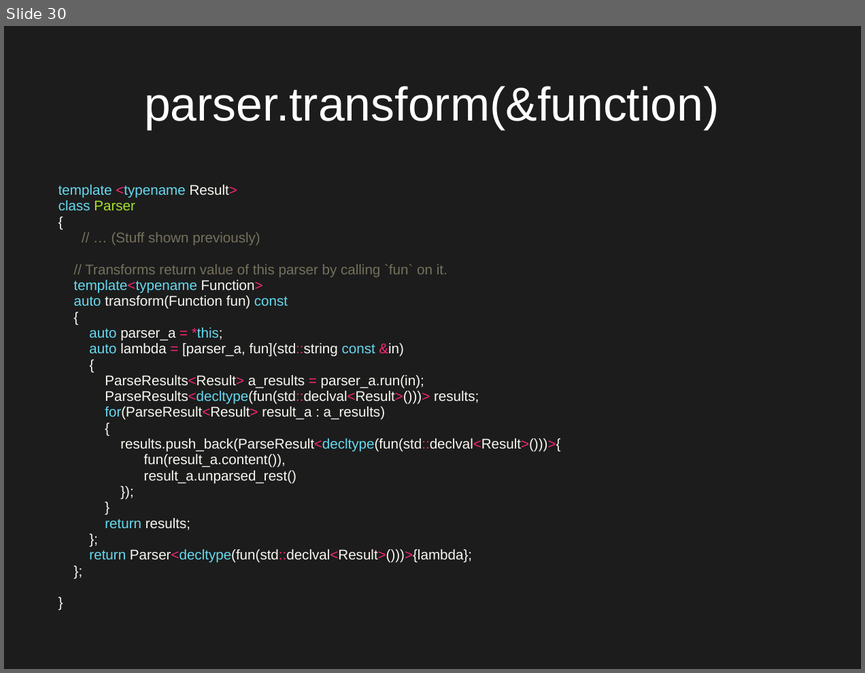
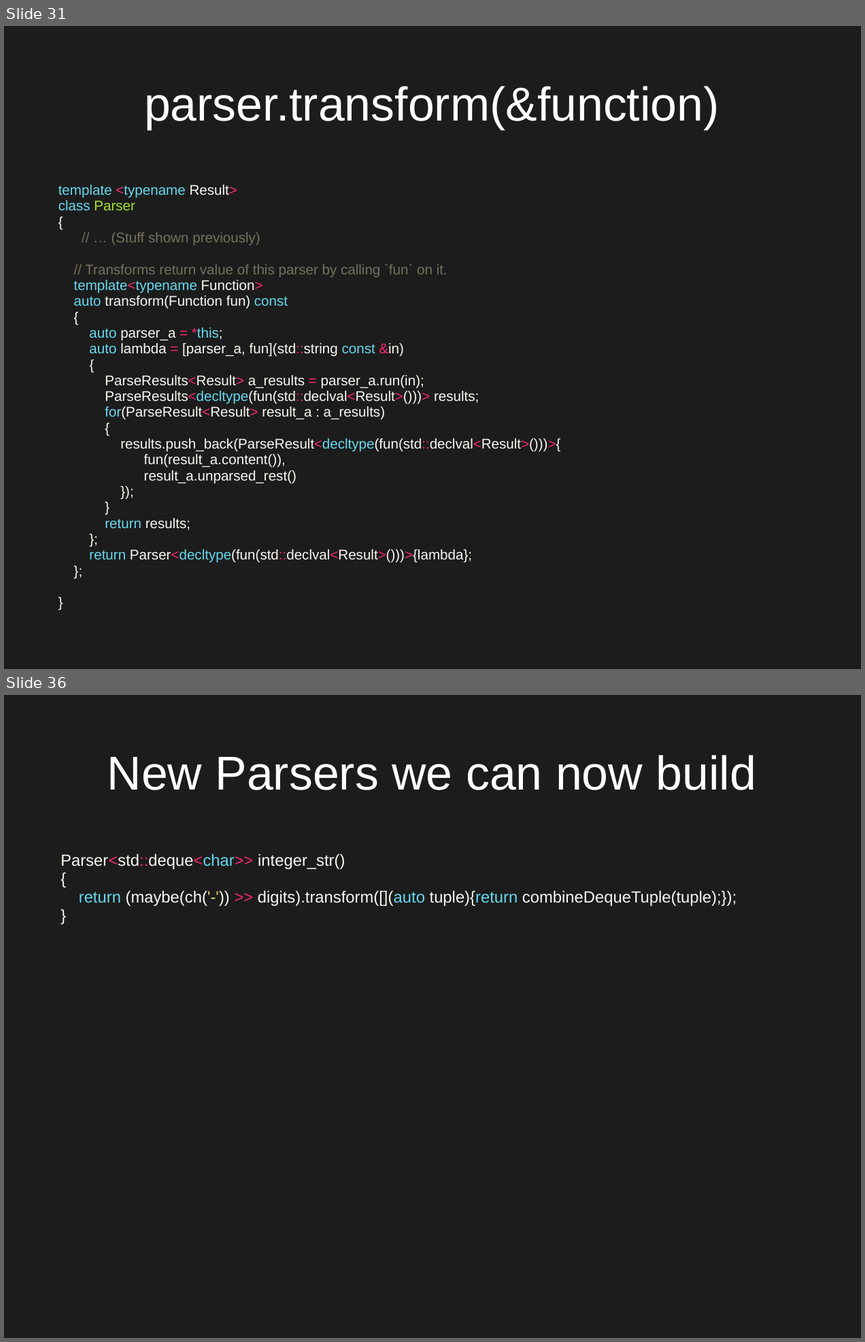
Before and after one commit to Qqwy/cc_pc, a slide deck: presentation2.odp. Shown one above the other, each under a label of ours: slide 30 before the commit, slides 31 and 36 after it; the slides between them are not shown. The pictures are 865x673 and 865x1342 pixels, drawn with LibreOffice and Linux fonts; fonts in the diff are those of the drawing. Boxes give left, top, right and bottom in pixels: in the first picture for what was removed or moved away, otherwise in the second. Text is boxed around its words. In the diff, an @@ line names an element or a change of style, - is before the commit and + after.

```diff
--- a/presentation2.odp
+++ b/presentation2.odp
@@ slide 36 added at <box>4,695,861,1338</box>, background #1C1C1C @@
@@ title added at <box>107,755,755,790</box>, 44 pt, text #FFFFFF @@
+New Parsers we can now build
@@ text added at <box>60,853,736,906</box>, 15 pt, text #F8F8F2 @@
+Parser<std::deque<char>> integer_str()
+{
+return (maybe(ch('-')) >> digits).transform([](auto tuple){return combineDequeTuple(tuple);});
+}
@@ what was slide 30 is now slide 31 @@
```
Also in this commit, not shown: 2 slides changed, 5 other slides added, 3 other files.
